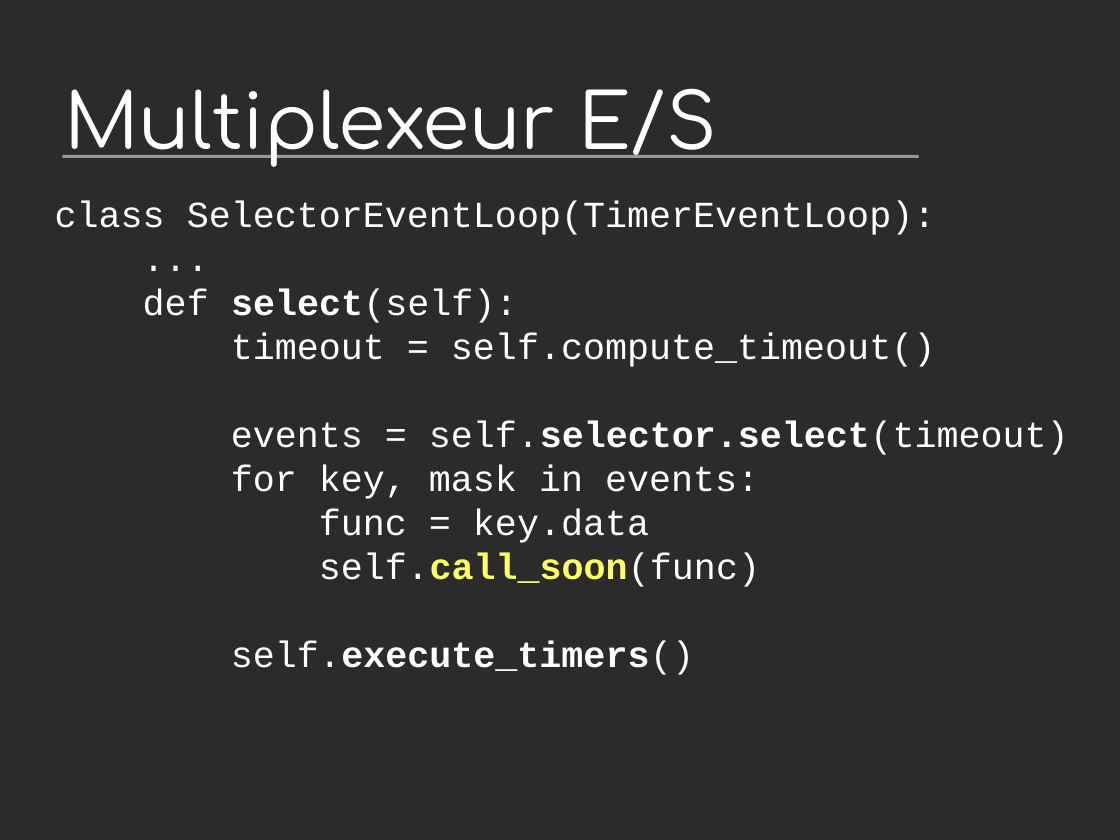
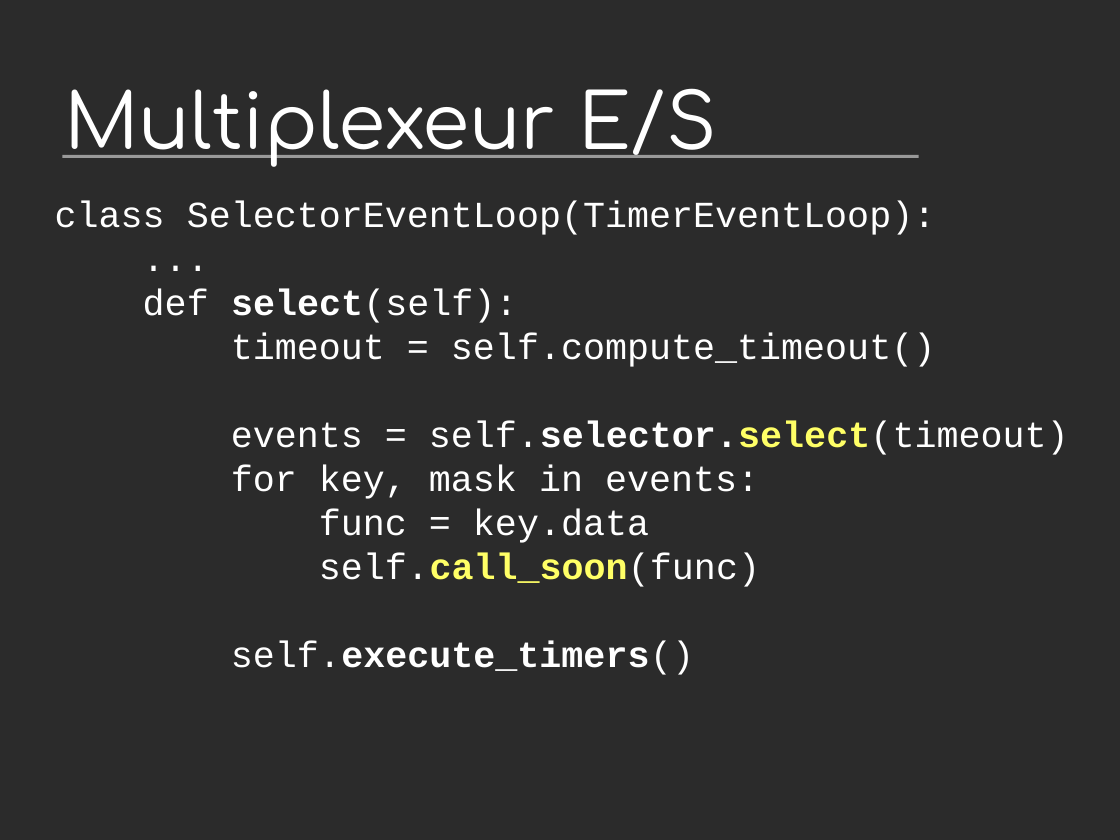
Before and after one commit to vstinner/talks, a slide deck: slide 18 of 2014-Pycon-Lyon/asyncio.odp. Drawn at 1120x840 pixels with LibreOffice and Linux fonts; fonts in the diff are those of the drawing; background and template pictures are left out; a plain dark background stands for a picture behind light text. Boxes give left, top, right and bottom in pixels: in the first picture for what was removed or moved away, otherwise in the second. Text is boxed around its words. In the diff, an @@ line names an element or a change of style, - is before the commit and + after.

```diff
--- a/2014-Pycon-Lyon/asyncio.odp
+++ b/2014-Pycon-Lyon/asyncio.odp
@@ text at (231, 421, 1069, 455): text colour #FFFFFF to #FFFF66 in "self.selector.select(timeout)" @@
```
Also in this commit, not shown: 6 other slides changed, 3 slides added, 3 slides removed, 1 other file.
